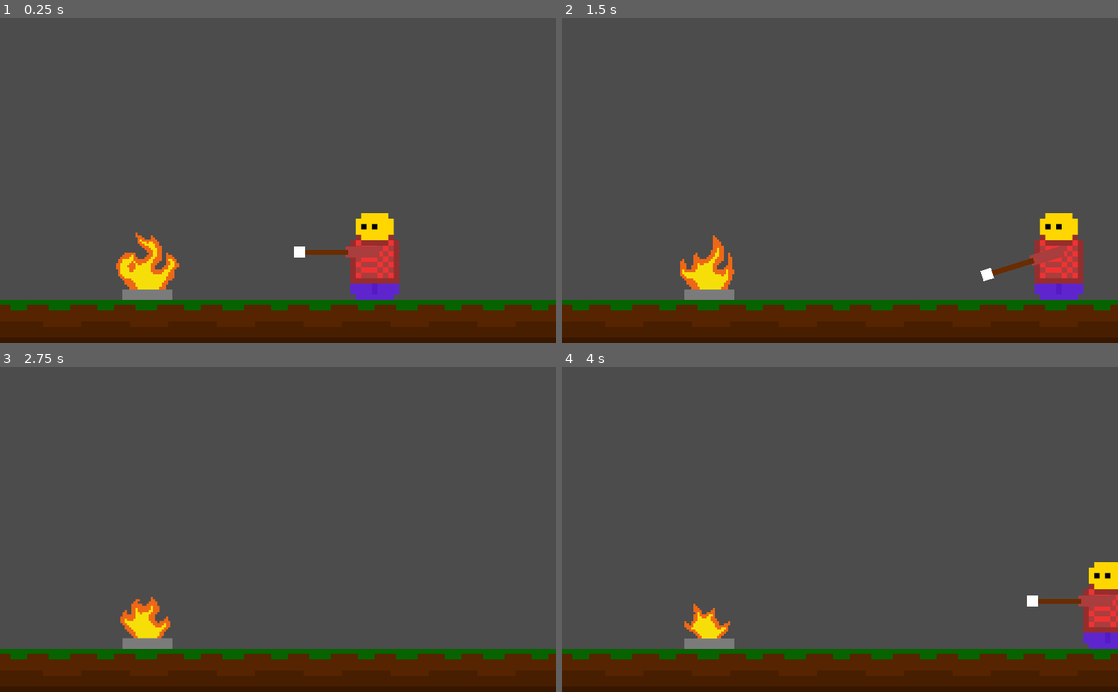
Above: before the commit, frames 1-4 (two rows, left to right).
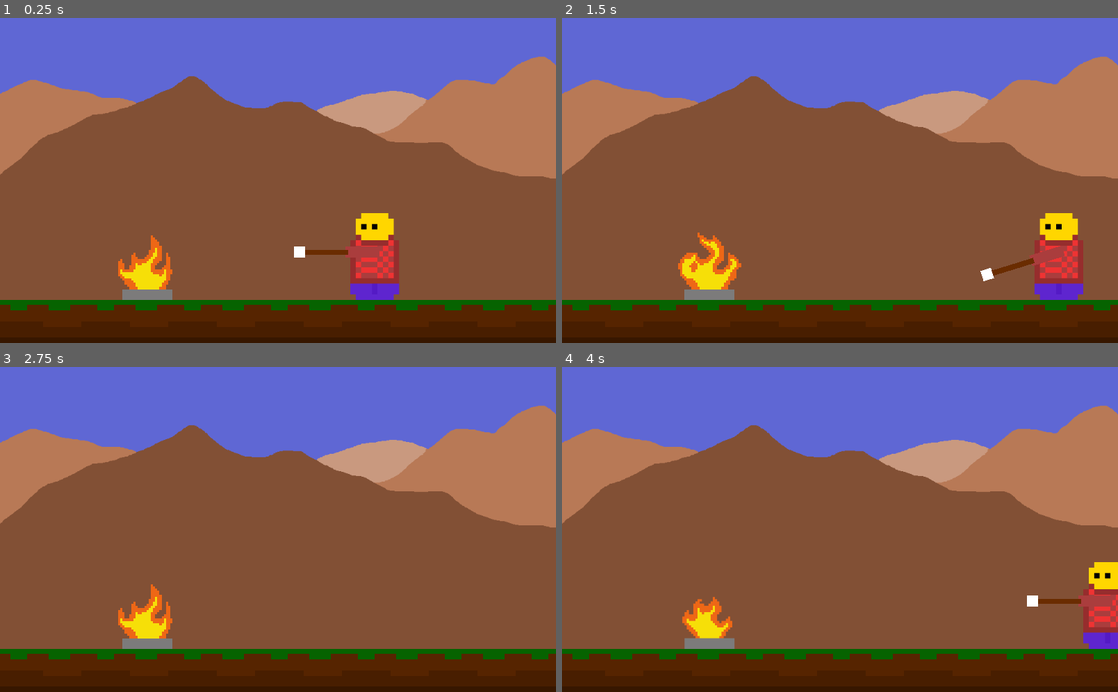
Above: after the commit, the same moments.

Repository: sgerpdx/smore-demo
Game: Godot game, scene res://Scenes/main.tscn
The game is run twice, just before and just after one commit, with the same random seed, the same clock (stepped at 60 frames per second) and the same inputs.
Inputs:
- Up to frame 1 (0.25 s): no input
- Up to frame 2 (1.5 s): hold Right (right) 0.53-1.28 s; hold Down (down) from 1.28 s (still down)
- Up to frame 3 (2.75 s): release Down (down) at 2.03 s; hold Right (right) from 2.03 s (still down)
- Up to frame 4 (4 s): release Right (right) at 2.78 s; hold Up (up) 2.78-3.53 s; hold Left (left) from 3.53 s (still down)

The runs differ from the first frame. In frame 1, 83% of the frame differs, in the area x 0-100%, y 0-87%; in frame 2, 83%; in frame 3, 86%; in frame 4, 84%.

Commit message:
mountain background node added

Diff:
--- a/project/Scenes/Campfire.tscn
+++ b/project/Scenes/Campfire.tscn
@@ -22,7 +22,7 @@
 [node name="AnimatedSprite" type="AnimatedSprite" parent="."]
 frames = ExtResource( 1 )
 animation = "flames"
-frame = 3
+frame = 4
 playing = true
 
 [connection signal="body_entered" from="." to="." method="_on_Campfire_body_entered"]
--- a/project/Scenes/main.tscn
+++ b/project/Scenes/main.tscn
@@ -1,8 +1,9 @@
-[gd_scene load_steps=5 format=2]
+[gd_scene load_steps=6 format=2]
 
 [ext_resource path="res://Assets/camping-groundtile.png" type="Texture" id=1]
 [ext_resource path="res://Scenes/Player.tscn" type="PackedScene" id=2]
 [ext_resource path="res://Scenes/Campfire.tscn" type="PackedScene" id=3]
+[ext_resource path="res://Assets/smore-background.png" type="Texture" id=4]
 
 [sub_resource type="TileSet" id=1]
 0/name = "camping-groundtile.png 0"
@@ -34,3 +35,8 @@
 
 [node name="Campfire" parent="." instance=ExtResource( 3 )]
 position = Vector2( 273.724, 458.723 )
+
+[node name="Sprite" type="Sprite" parent="."]
+position = Vector2( 589.643, 246.425 )
+z_index = -2
+texture = ExtResource( 4 )
Binary file added: project/Assets/smore-background.png
Not shown, added: project/Assets/smore-background.png.import
